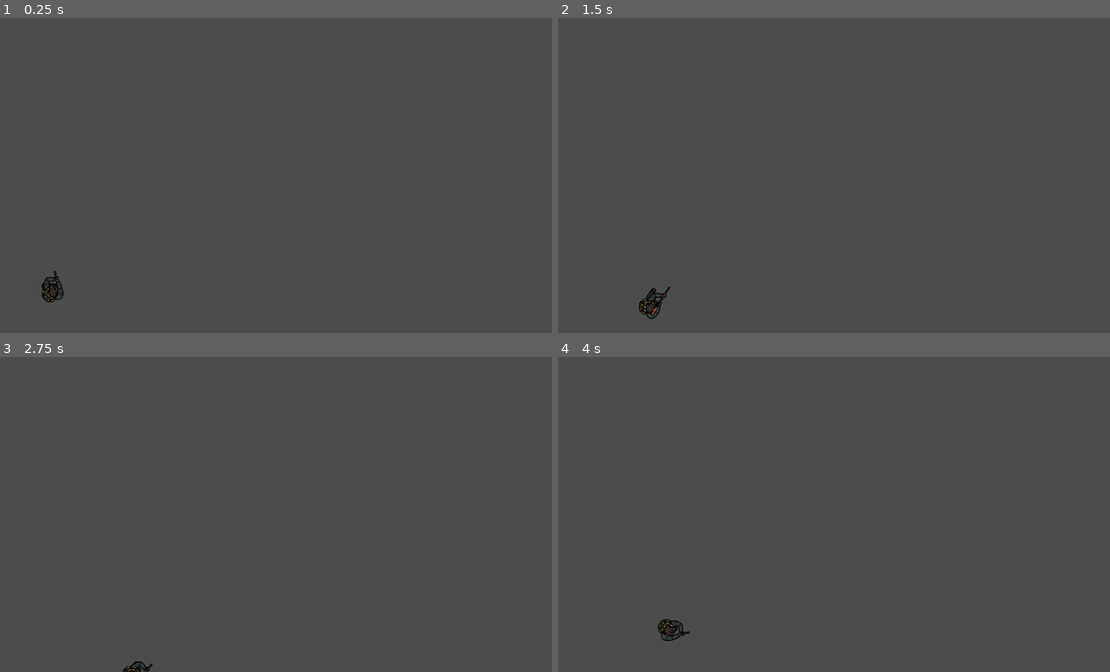
Above: before the commit, frames 1-4 (two rows, left to right).
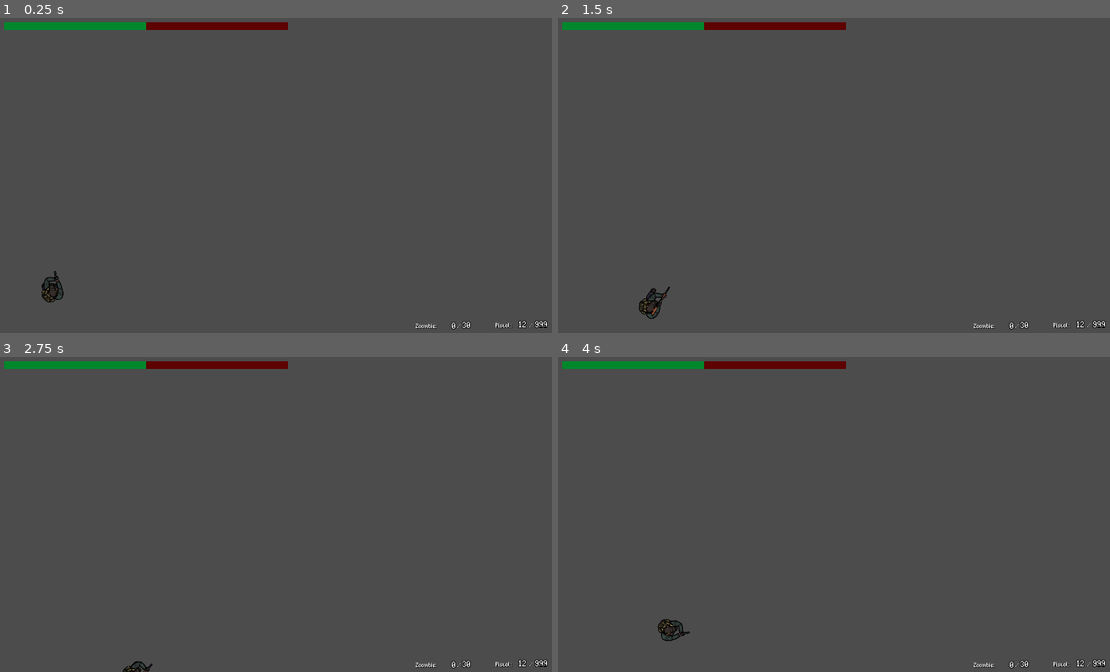
Above: after the commit, the same moments.

Repository: Gui-dev/topdownshooter
Game: Godot game, scene res://scenes/levels/world.tscn
Two runs of this game, one before a commit and one after it. Both use one fixed random seed, a clock stepped at 60 frames per second and the inputs below.
Inputs (mouse positions are in pixels of both pictures, inside the frame that each line leads up to):
- Up to frame 1 (0.25 s): no input
- Up to frame 2 (1.5 s): tap Enter at 0.5 s; move the mouse to (955, 159) at 0.52 s; hold Right (ui_right) 0.53-1.28 s; hold 1 0.53-1.28 s; move the mouse to (718, 191) at 1.27 s; hold Down (ui_down) from 1.28 s (still down); tap 2 at 1.35 s
- Up to frame 3 (2.75 s): move the mouse to (331, 445) at 2.02 s; release Down (ui_down) at 2.03 s; hold Right (ui_right) from 2.03 s (still down); hold 1 from 2.03 s (still down)
- Up to frame 4 (4 s): move the mouse to (806, 577) at 2.77 s; release Right (ui_right) at 2.78 s; release 1 at 2.78 s; hold Up (ui_up) 2.78-3.53 s; tap 2 at 2.85 s; move the mouse to (1005, 561) at 3.52 s; hold Left (ui_left) from 3.53 s (still down); hold 1 from 3.53 s (still down)

The runs differ from the first frame. In frame 1, 1.5% of the frame differs, in the area x 0-100%, y 1-99%; in frame 2, 1.5%; in frame 3, 1.5%; in frame 4, 1.5%.

Commit message:
feat: add HUD

Diff:
--- a/scenes/levels/world.tscn
+++ b/scenes/levels/world.tscn
@@ -1,8 +1,151 @@
-[gd_scene load_steps=2 format=2]
+[gd_scene load_steps=9 format=2]
 
 [ext_resource path="res://scenes/player/player.tscn" type="PackedScene" id=1]
+[ext_resource path="res://assets/fonts/bit_potion.ttf" type="DynamicFontData" id=2]
+
+[sub_resource type="StyleBoxFlat" id=1]
+bg_color = Color( 0, 0.533333, 0.176471, 1 )
+
+[sub_resource type="StyleBoxFlat" id=2]
+bg_color = Color( 0.372549, 0.0117647, 0.0117647, 1 )
+
+[sub_resource type="DynamicFont" id=3]
+size = 35
+font_data = ExtResource( 2 )
+
+[sub_resource type="DynamicFont" id=4]
+size = 50
+outline_size = 2
+outline_color = Color( 0, 0, 0, 1 )
+font_data = ExtResource( 2 )
+
+[sub_resource type="DynamicFont" id=5]
+size = 35
+outline_size = 1
+outline_color = Color( 0, 0, 0, 1 )
+font_data = ExtResource( 2 )
+
+[sub_resource type="DynamicFont" id=6]
+size = 50
+outline_size = 2
+outline_color = Color( 0, 0, 0, 1 )
+font_data = ExtResource( 2 )
 
 [node name="World" type="Node2D"]
 
 [node name="Player" parent="." instance=ExtResource( 1 )]
 position = Vector2( 196, 930 )
+
+[node name="HUD" type="CanvasLayer" parent="."]
+
+[node name="ui_game_player" type="Control" parent="HUD"]
+anchor_right = 1.0
+anchor_bottom = 1.0
+
+[node name="player" type="Control" parent="HUD/ui_game_player"]
+margin_left = 38.0
+margin_top = 22.0
+margin_right = 1051.0
+margin_bottom = 212.0
+
+[node name="hp" type="ProgressBar" parent="HUD/ui_game_player/player"]
+margin_right = 966.0
+margin_bottom = 25.0
+custom_styles/fg = SubResource( 1 )
+custom_styles/bg = SubResource( 2 )
+value = 50.0
+percent_visible = false
+
+[node name="weapon" type="Control" parent="HUD/ui_game_player"]
+anchor_left = 1.0
+anchor_top = 1.0
+anchor_right = 1.0
+anchor_bottom = 1.0
+margin_left = -303.0
+margin_top = -75.0
+margin_right = -40.0
+margin_bottom = -7.0
+
+[node name="weapon_name" type="Label" parent="HUD/ui_game_player/weapon"]
+margin_left = 93.0
+margin_top = 31.0
+margin_right = 257.0
+margin_bottom = 63.0
+custom_colors/font_color_shadow = Color( 0, 0, 0, 1 )
+custom_constants/shadow_offset_x = 3
+custom_constants/shadow_offset_y = 2
+custom_fonts/font = SubResource( 3 )
+text = "Pistol: "
+valign = 1
+
+[node name="ammo" type="Label" parent="HUD/ui_game_player/weapon"]
+margin_left = 171.0
+margin_top = 22.0
+margin_right = 211.0
+margin_bottom = 67.0
+custom_fonts/font = SubResource( 4 )
+text = "12"
+
+[node name="separator" type="Label" parent="HUD/ui_game_player/weapon"]
+margin_left = 206.0
+margin_top = 31.0
+margin_right = 219.0
+margin_bottom = 63.0
+custom_fonts/font = SubResource( 5 )
+text = "/"
+
+[node name="max_ammo" type="Label" parent="HUD/ui_game_player/weapon"]
+margin_left = 226.0
+margin_top = 21.0
+margin_right = 266.0
+margin_bottom = 66.0
+custom_fonts/font = SubResource( 6 )
+text = "999"
+
+[node name="zoombies" type="Control" parent="HUD/ui_game_player"]
+anchor_left = 1.0
+anchor_top = 1.0
+anchor_right = 1.0
+anchor_bottom = 1.0
+margin_left = -553.0
+margin_top = -71.0
+margin_right = -290.0
+margin_bottom = -3.0
+
+[node name="name" type="Label" parent="HUD/ui_game_player/zoombies"]
+margin_left = 71.0
+margin_top = 31.0
+margin_right = 235.0
+margin_bottom = 63.0
+custom_colors/font_color_shadow = Color( 0, 0, 0, 1 )
+custom_constants/shadow_offset_x = 3
+custom_constants/shadow_offset_y = 2
+custom_fonts/font = SubResource( 3 )
+text = "Zoombie:  "
+valign = 1
+
+[node name="death" type="Label" parent="HUD/ui_game_player/zoombies"]
+margin_left = 166.0
+margin_top = 22.0
+margin_right = 206.0
+margin_bottom = 67.0
+custom_fonts/font = SubResource( 4 )
+text = "0"
+align = 2
+
+[node name="separator" type="Label" parent="HUD/ui_game_player/zoombies"]
+margin_left = 212.0
+margin_top = 31.0
+margin_right = 225.0
+margin_bottom = 63.0
+custom_fonts/font = SubResource( 5 )
+text = "/"
+
+[node name="life" type="Label" parent="HUD/ui_game_player/zoombies"]
+margin_left = 229.0
+margin_top = 21.0
+margin_right = 269.0
+margin_bottom = 114.0
+custom_fonts/font = SubResource( 6 )
+text = "30
+"
Binary file added: assets/fonts/bit_potion.ttf
